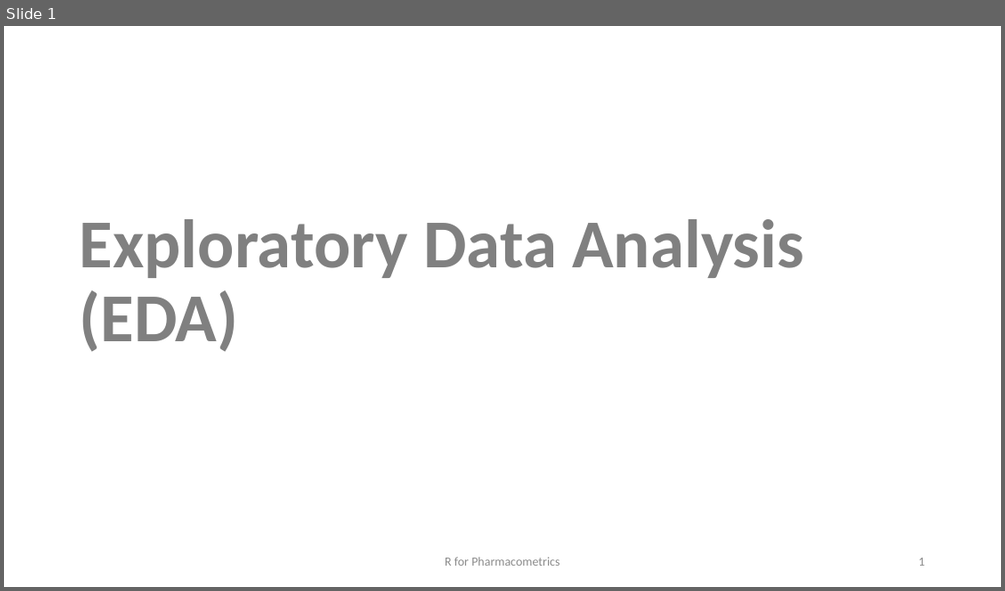
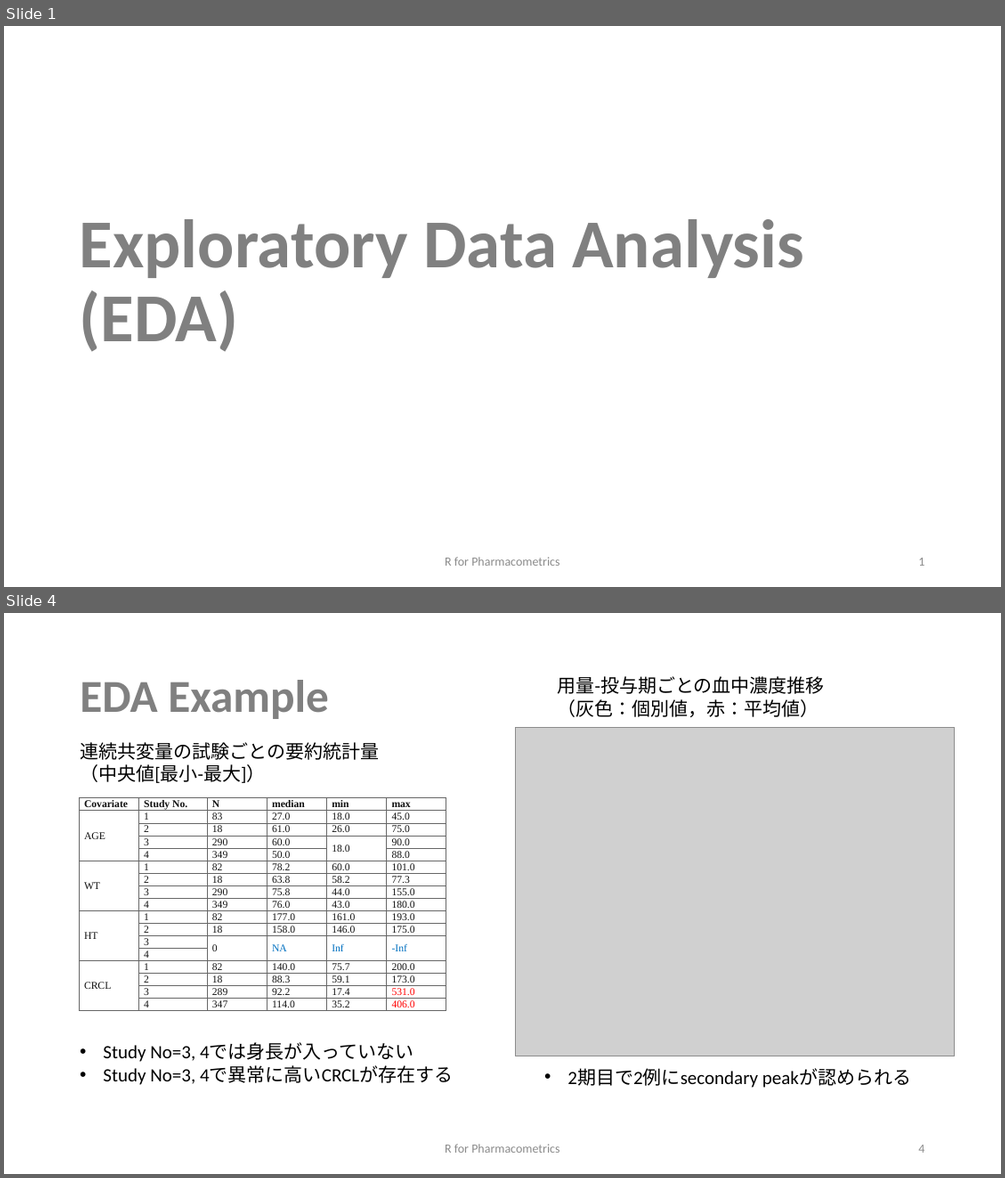
Before and after one commit to MasatoFukae/R-for-PMx, a slide deck: sample/1_data_handling.pptx. Shown one above the other, each under a label of ours: slide 1 before the commit, slides 1 and 4 after it; the slides between them are not shown. The pictures are 1005x591 and 1005x1178 pixels, drawn with LibreOffice and Linux fonts; fonts in the diff are those of the drawing; grey boxes stand for pictures. Boxes give left, top, right and bottom in pixels: in the first picture for what was removed or moved away, otherwise in the second. Text is boxed around its words. In the diff, an @@ line names an element or a change of style, - is before the commit and + after.

```diff
--- a/sample/1_data_handling.pptx
+++ b/sample/1_data_handling.pptx
@@ slide 4 added at (x1=4, y1=613, x2=1001, y2=1174), background #FFFFFF @@
@@ title added at (x1=80, y1=680, x2=329, y2=719), 44 pt, text #808080, bold @@
+EDA Example
@@ text added at (x1=558, y1=676, x2=825, y2=717), 18 pt, text #000000 @@
+用量-投与期ごとの血中濃度推移
+（灰色：個別値，赤：平均値）
@@ text added at (x1=80, y1=742, x2=379, y2=783), 18 pt, text #000000 @@
+連続共変量の試験ごとの要約統計量（中央値[最小-最大]）
@@ picture added at (x1=516, y1=728, x2=955, y2=1056) @@
@@ table added at (x1=79, y1=798, x2=446, y2=1011), 17 rows, 6 columns @@
+Covariate | Study No. | N | median | min | max
+AGE | 1 | 83 | 27.0 | 18.0 | 45.0
+ | 2 | 18 | 61.0 | 26.0 | 75.0
+ | 3 | 290 | 60.0 | 18.0 | 90.0
+ | 4 | 349 | 50.0 |  | 88.0
+WT | 1 | 82 | 78.2 | 60.0 | 101.0
+ | 2 | 18 | 63.8 | 58.2 | 77.3
+ | 3 | 290 | 75.8 | 44.0 | 155.0
+ | 4 | 349 | 76.0 | 43.0 | 180.0
+HT | 1 | 82 | 177.0 | 161.0 | 193.0
+ | 2 | 18 | 158.0 | 146.0 | 175.0
+ | 3 | 0 | NA | Inf | -Inf
+ | 4 |  |  |  | 
+CRCL | 1 | 82 | 140.0 | 75.7 | 200.0
+ | 2 | 18 | 88.3 | 59.1 | 173.0
+ | 3 | 289 | 92.2 | 17.4 | 531.0
+ | 4 | 347 | 114.0 | 35.2 | 406.0
@@ text added at (x1=103, y1=1043, x2=453, y2=1085), 18 pt, text #000000 @@
+• Study No=3, 4では身長が入っていない
+• Study No=3, 4で異常に高いCRCLが存在する
@@ text added at (x1=567, y1=1068, x2=911, y2=1087), 18 pt, text #000000 @@
+• 2期目で2例にsecondary peakが認められる
@@ text added at (x1=445, y1=1143, x2=559, y2=1152), 12 pt, text #8C8C8C @@
+R for Pharmacometrics
@@ page number added at (x1=918, y1=1144, x2=924, y2=1152), 12 pt, text #8C8C8C @@
+4
```
Also in this commit, not shown: 14 slides changed, 7 other files.
